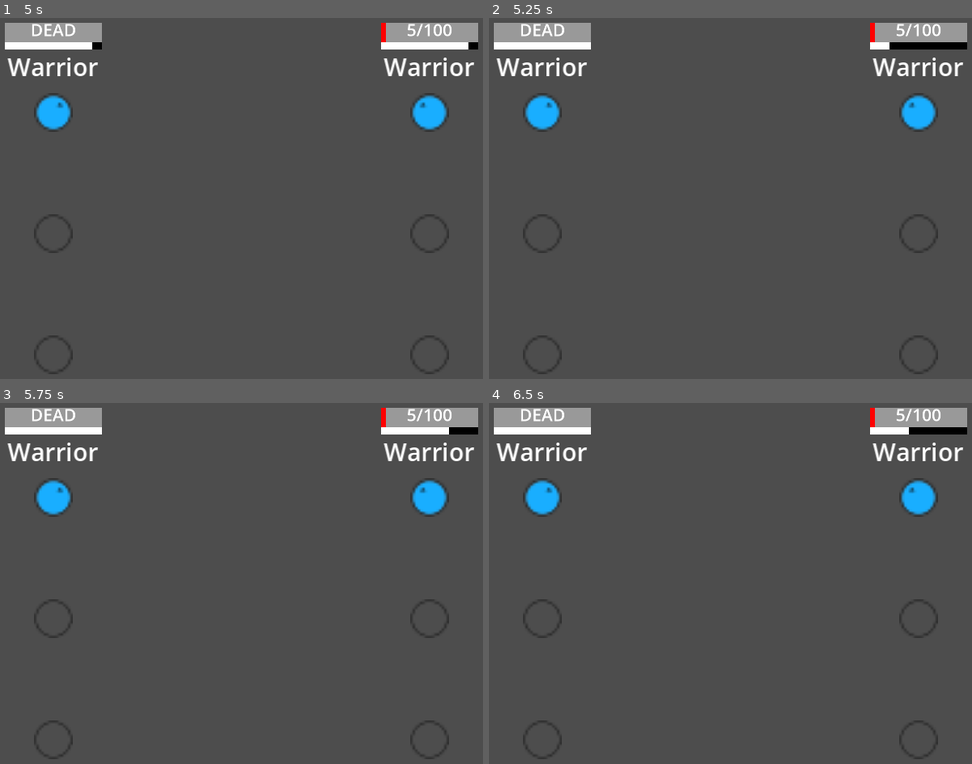
Above: before the commit, frames 1-4 (two rows, left to right).
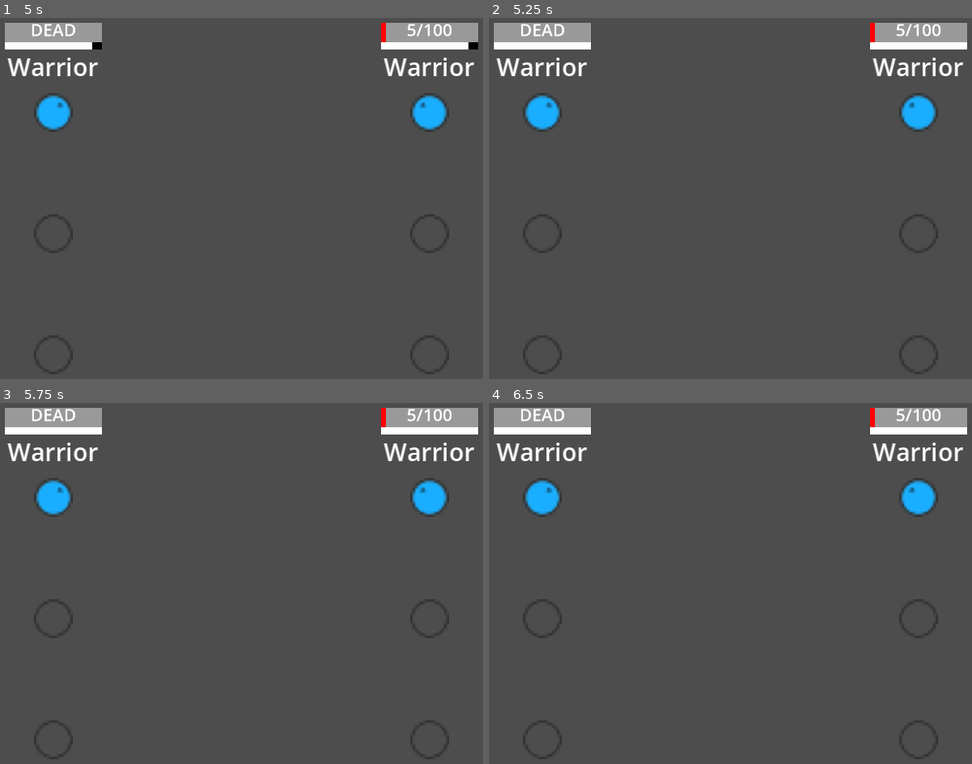
Above: after the commit, the same moments.

Repository: mathew-tran/simple-rpg
Game: Godot game, scene res://Levels/Main.tscn
Same seed, same stepped clock (60 frames per second), same inputs: the game is played once before the commit and once after it.
Inputs:
- Up to frame 1 (5 s): no input
- Up to frame 2 (5.25 s): no input
- Up to frame 3 (5.75 s): no input
- Up to frame 4 (6.5 s): no input

Frame 1 is identical in both runs. In frame 2, 0.3% of the frame differs, in the area x 82-99%, y 6-9%; in frame 3, 0.1%; in frame 4, 0.2%.

Commit message:
pause all units when player dies

Diff:
--- a/Scripts/AutoLoad/Helper.gd
+++ b/Scripts/AutoLoad/Helper.gd
@@ -16,3 +16,14 @@
 		return aliveUnits.pick_random()
 	else:
 		return null
+
+func GetTeam(team):
+	var units = []
+	if team == DEFS.TEAM_TYPE.ENEMY:
+		units = get_tree().get_nodes_in_group("enemy_team")
+	else:
+		units = get_tree().get_nodes_in_group("player_team")
+	return units
+
+func GetAllUnits():
+	return get_tree().get_nodes_in_group("unit")
--- a/Scripts/CombatManager.gd
+++ b/Scripts/CombatManager.gd
@@ -5,9 +5,24 @@
 @onready var PlayerTeam = $PlayerTeam
 @onready var EnemyTeam = $EnemyTeam
 
+var TeamCount = 0
+
 func _ready():
 	Setup()
 
 func Setup():
 	PlayerTeam.Setup()
 	EnemyTeam.Setup()
+	var playerUnits = Helper.GetTeam(DEFS.TEAM_TYPE.PLAYER)
+	TeamCount = len(playerUnits)
+	for unit in playerUnits:
+		unit.connect("Death", Callable(self, "OnDeath"))
+
+func OnDeath():
+	var playerUnits = Helper.GetTeam(DEFS.TEAM_TYPE.PLAYER)
+	for unit in playerUnits:
+		if unit.IsAlive():
+			return
+	var allUnits = Helper.GetAllUnits()
+	for unit in allUnits:
+		unit.Pause()
--- a/Scripts/Unit.gd
+++ b/Scripts/Unit.gd
@@ -15,6 +15,9 @@
 var AbilityTimer : Timer
 
 var TeamType : DEFS.TEAM_TYPE
+
+signal Death
+
 
 func _ready():
 	NameLabel.text = UnitName
@@ -39,6 +42,8 @@
 		add_to_group("enemy_team")
 	else:
 		add_to_group("player_team")
+	add_to_group("unit")
+
 	HealthBar.max_value = HealthComponent.GetMaxHealth()
 	HealthBar.value = HealthComponent.GetHealth()
 	HealthComponent.connect("DamageTaken", Callable(self, "OnDamageTaken"))
@@ -46,11 +51,15 @@
 
 func OnDeath():
 	HealthLabel.text = "DEAD"
+
 	HealthBar.value = 0
 	AbilityTimer.stop()
 	if TeamType == DEFS.TEAM_TYPE.ENEMY:
 		queue_free()
+	emit_signal("Death")
 
+func Pause():
+	AbilityTimer.stop()
 
 func OnDamageTaken():
 	HealthBar.value = HealthComponent.GetHealth()
